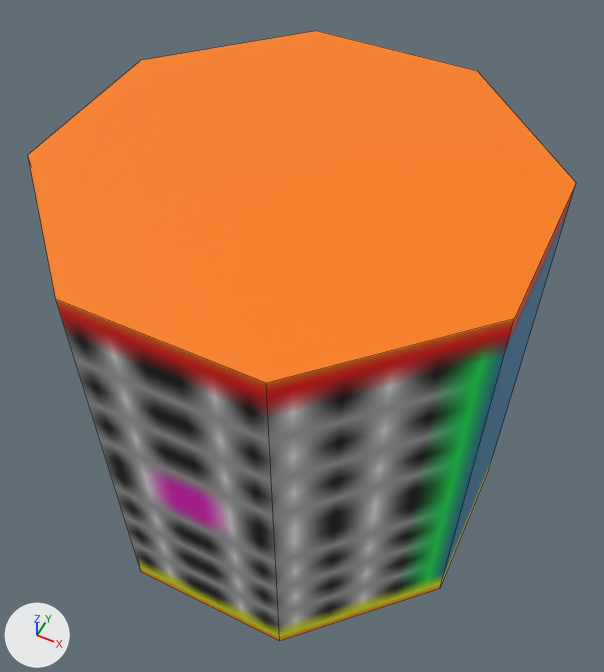
Renders of the Blender file art/cylinder.blend from each side of a commit.
Before and after are seen from a camera (50 mm lens) standing at (1.108, -1.694, 2.006) and looking at (0.507, -0.492, 0.504). Arrows for +X, +Y and +Z are at lower left; the lights stay in place. Mesh edges are drawn as thin lines.
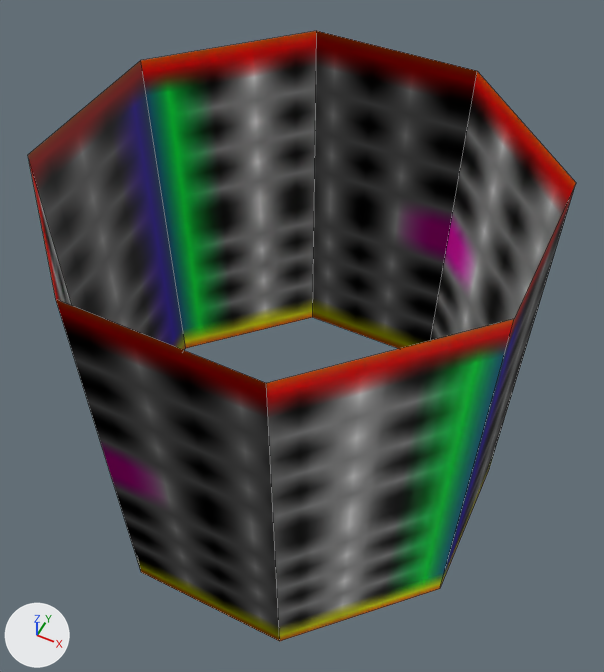
Commit message: Better cylinder model

Diff of the bpy script that builds the scene:
```diff
--- a/art/cylinder.blend.py
+++ b/art/cylinder.blend.py
@@ me_cube @@
 # used by ob_cube_002; location = (0.0, -1.0, 0.2); scale = (0.5, 0.5, 0.5)
 # verts and faces of me_cube; kept vertices keep their numbers, new ones are numbered from 16
 # before: 1 (0.6, 2.0, 1.6) at pixel (316, 30), 3 (1.4, 2.0, 1.6) at pixel (477, 70), 5 (2.0, 1.4, 1.6) at pixel (576, 182), 7 (2.0, 0.6, 1.6) at pixel (514, 318), 9 (1.4, 0.0, 1.6) at pixel (266, 383)
 # before: 11 (0.6, 0.0, 1.6) at pixel (55, 299), 13 (0.0, 0.6, 1.6) at pixel (27, 154), 15 (0.0, 1.4, 1.6) at pixel (140, 60)
-me_cube.from_pydata(...)  # 16 vertices, 10 faces; spans x 0.0..2.0, y 0.0..2.0, z -0.4..1.6
+me_cube.from_pydata(...)  # 16 vertices, 8 faces; spans x 0.0..2.0, y 0.0..2.0, z -0.4..1.6
+# me_cube part 1
+delete_faces([(1, 15, 13, 11, 9, 7, 5, 3)])
+# me_cube part 2: 8 kept faces spanning x 0.0..2.0, y 0.0..2.0, z -0.4..1.6 get new texture (UV) coordinates
 me_cube.materials.append(mat_template_png)
@@ me_cube_001 @@
+me_cube_001.from_pydata(...)  # 16 vertices, 8 faces; spans x 0.0..2.0, y 0.0..2.0, z -0.4..1.6
+me_cube_001.materials.append(mat_template_png)  # picture img_template_png
@@ ob_cube_000 @@
+ob_cube_000 = bpy.data.objects.new('Cube.000', me_cube_001)
+ob_cube_000.location = (0.0, -1.0, 0.2)
+ob_cube_000.scale = (0.5, 0.5, 0.5)
```

Pixel boxes [x1, y1, x2, y2] of what changed, in the pictures (604 x 672 px):
'Cube.002', reshaped: before [28, 31, 576, 641]; after [29, 31, 576, 641]
'Cube.000', added: after [28, 31, 576, 640]
part 1 of me_cube, deleted (orange): before [28, 31, 576, 383]
part 2 of me_cube, surface changed: before [56, 184, 576, 641]; after [29, 31, 576, 641]
